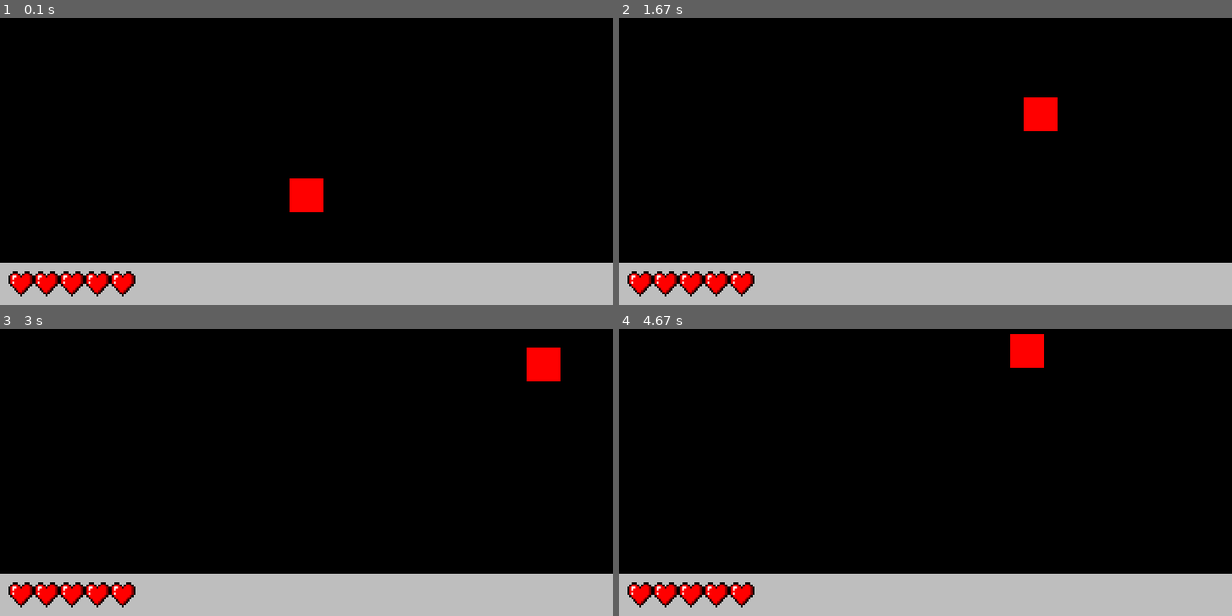
Above: before the commit, frames 1-4 (two rows, left to right).
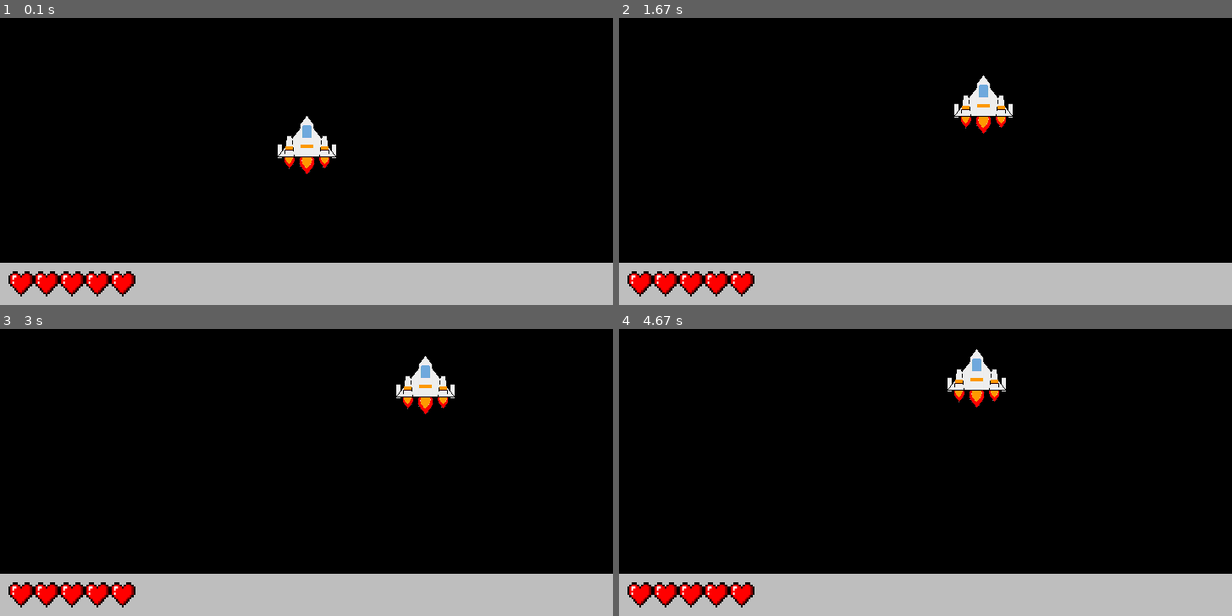
Above: after the commit, the same moments.

Repository: Codeit-Michael/Pygame-Space-Invader
Game: pygame game, started from main.py
The game is run twice, just before and just after one commit, with the same random seed, the same clock (stepped at 60 frames per second) and the same inputs.
Inputs:
- Up to frame 1 (0.1 s): no input
- Up to frame 2 (1.67 s): hold W 0.33-0.8 s; hold Right 0.33-0.8 s; tap A at 0.83 s; tap S at 1.17 s; hold Right from 1.5 s (still down)
- Up to frame 3 (3 s): release Right at 1.97 s; hold Up 2-2.3 s; hold Right 2.33-2.8 s; hold Left from 2.83 s (still down)
- Up to frame 4 (4.67 s): release Left at 3.37 s; hold Down 3.4-3.7 s; hold Left 3.73-4.13 s; hold Up 4.17-4.53 s; hold Right from 4.57 s (still down)

The runs differ from the first frame. In frame 1, 1.6% of the frame differs, in the area x 45-55%, y 34-68%; in frame 2, 1.6%; in frame 3, 1.6%; in frame 4, 1.6%.

Commit message:
update rendering and movement

Diff:
--- a/game.py
+++ b/game.py
@@ -5,13 +5,13 @@
 	def __init__(self, screen):
 		self.screen = screen
 
-	def show_life(self, player):
+	def show_life(self, life):
 		life_size = 30
 		img_path = "assets/life/life.png"
 		life_image = pygame.image.load(img_path)
 		life_image = pygame.transform.scale(life_image, (life_size, life_size))
 		life_x = border_thickness // 2
 
-		for life in range(player.life):
+		for life in range(life):
 			self.screen.blit(life_image, (life_x, HEIGHT + (border_thickness // 2)))
 			life_x += life_size
--- a/player.py
+++ b/player.py
@@ -5,9 +5,14 @@
 		super().__init__()
 		self.x = pos[0]
 		self.y = pos[1]
-		self.rect = pygame.Rect(self.x, self.y, size, size)
-		self.color = pygame.Color("red")
-		self.player_speed = 8
+
+		# player
+		img_path = 'assets/ship/ship.png'
+		self.image = pygame.image.load(img_path)
+		self.image = pygame.transform.scale(self.image, (size, size))
+		self.rect = self.image.get_rect(topleft = pos)
+		self.mask = pygame.mask.from_surface(self.image)
+		self.player_speed = 4
 
 		# player status
 		self.life = 5
@@ -24,5 +29,5 @@
 	def move_bottom(self):
 		self.rect.y += self.player_speed
 
-	def update(self, screen):
-		pygame.draw.rect(screen, self.color, self.rect)
+	def update(self):
+		self.rect = self.image.get_rect(topleft=(self.rect.x, self.rect.y))
--- a/settings.py
+++ b/settings.py
@@ -2,4 +2,4 @@
 
 border_thickness = 20
 nav_thickness = 50
-player_size  = 40
+player_size  = 70
--- a/world.py
+++ b/world.py
@@ -8,7 +8,7 @@
 		self.screen = screen
 		self.game_over = False
 
-		self.players = pygame.sprite.Group()
+		self.player = pygame.sprite.GroupSingle()
 		self.game = Game(self.screen)
 
 		self._generate_world()
@@ -18,7 +18,7 @@
 		player_x, player_y = WIDTH // 2, HEIGHT - (player_size * 2)
 		center_size = player_size // 2
 		player_pos = (player_x - center_size, player_y - center_size)
-		self.player = Player(player_pos, player_size)
+		self.player.add(Player(player_pos, player_size))
 
 	def add_additionals(self):
 		# add nav
@@ -29,21 +29,23 @@
 		keys = pygame.key.get_pressed()
 
 		if keys[pygame.K_a] or keys[pygame.K_LEFT]:
-			if self.player.rect.left >= 0:
-				self.player.move_left()
+			if self.player.sprite.rect.left >= 0:
+				self.player.sprite.move_left()
 		if keys[pygame.K_w] or keys[pygame.K_UP]:
-			if self.player.rect.top >= 0:
-				self.player.move_up()
+			if self.player.sprite.rect.top >= 0:
+				self.player.sprite.move_up()
 		if keys[pygame.K_d] or keys[pygame.K_RIGHT]:
-			if self.player.rect.right <= WIDTH:
-				self.player.move_right()
+			if self.player.sprite.rect.right <= WIDTH:
+				self.player.sprite.move_right()
 		if keys[pygame.K_s] or keys[pygame.K_DOWN]:
-			if self.player.rect.bottom <= HEIGHT:
-				self.player.move_bottom()
+			if self.player.sprite.rect.bottom <= HEIGHT:
+				self.player.sprite.move_bottom()
 
 	def update(self):
 		# add nav
 		self.add_additionals()
 
-		self.player.update(self.screen)
-		self.game.show_life(self.player)
+		self.player.update()
+		self.player.draw(self.screen)
+
+		self.game.show_life(self.player.sprite.life)
